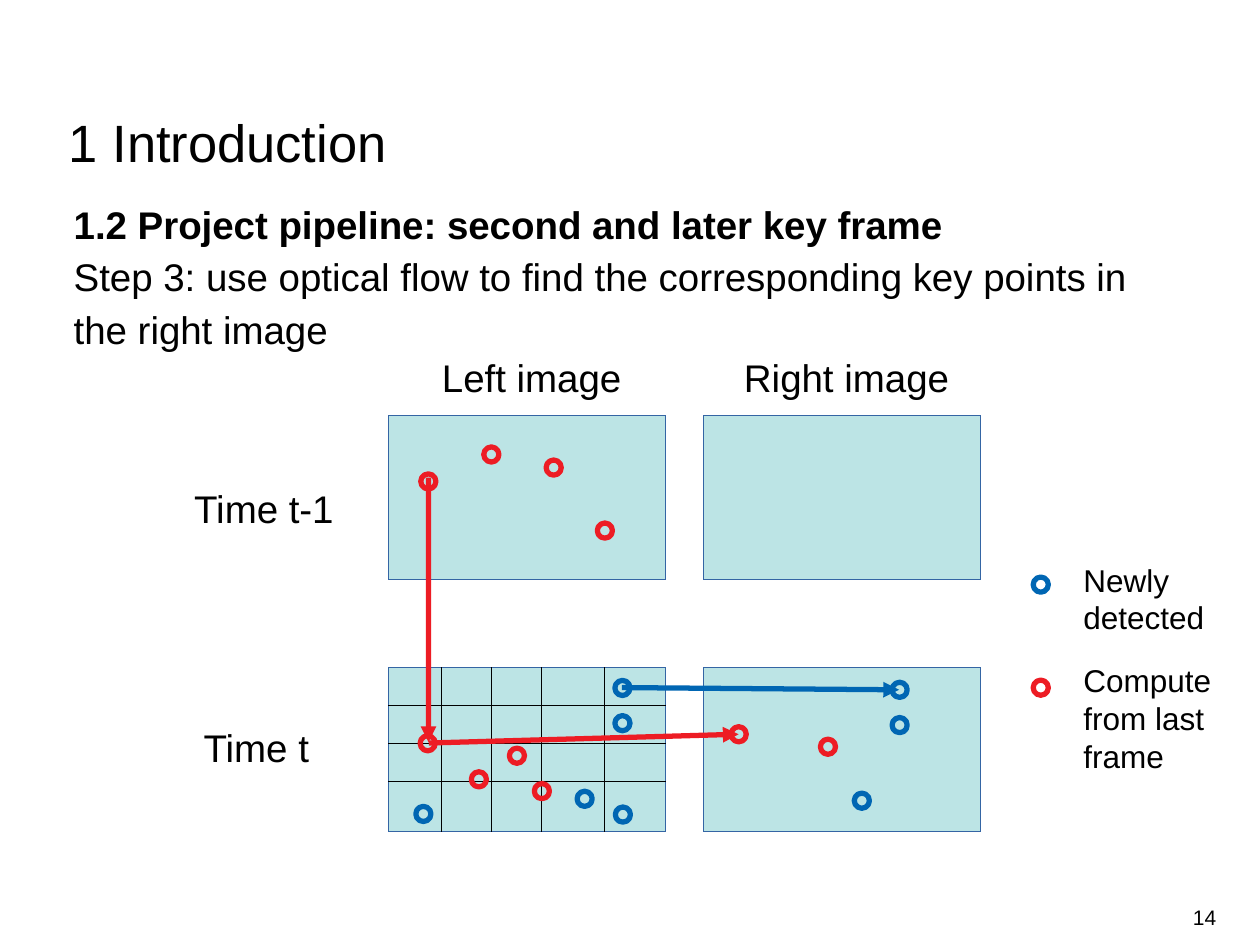
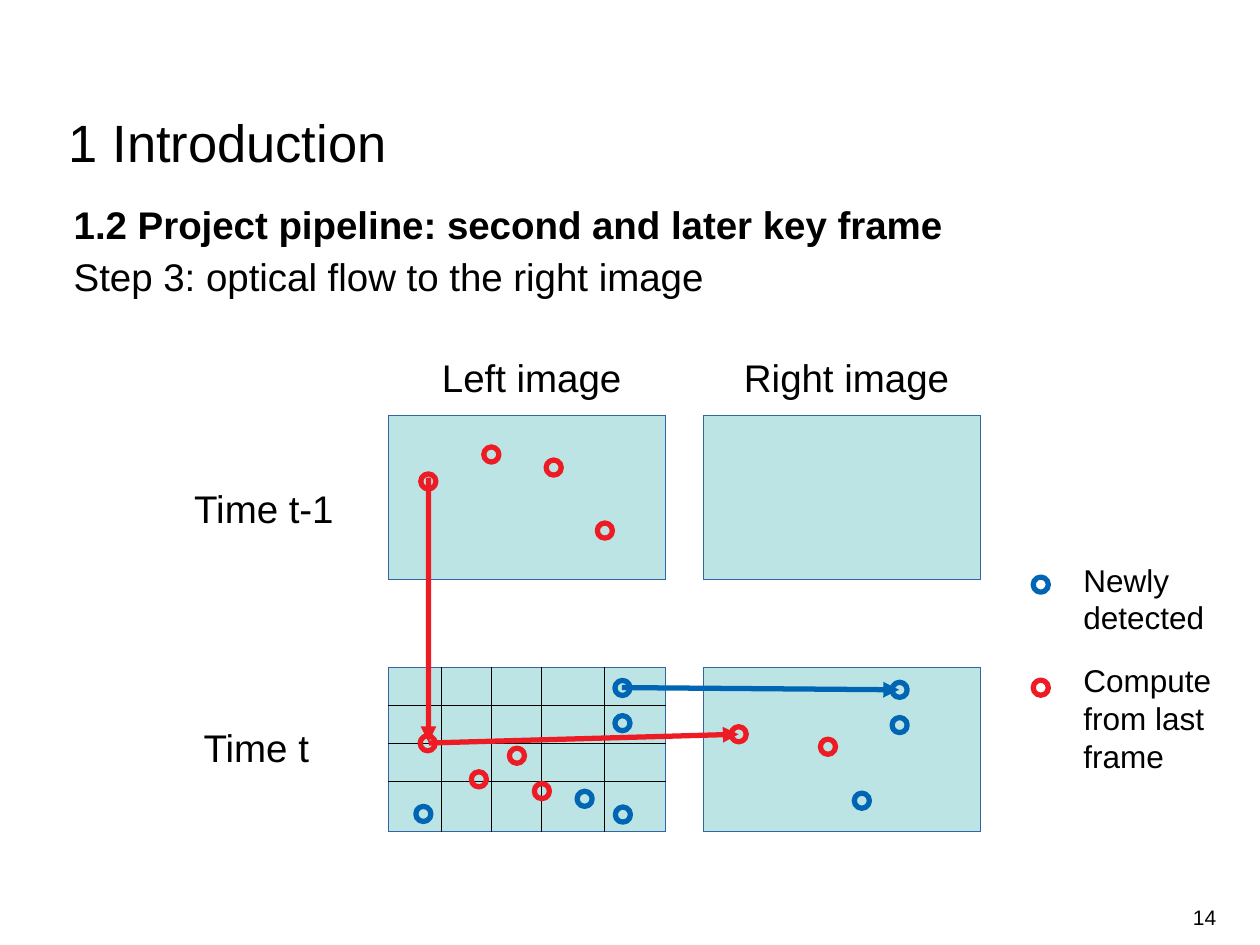
Before and after one commit to Tom-Huang/visual_navigation, a slide deck: slide 14 of FInal_Indirect Visual Odometry with Optical Flow.pdf.odp. Drawn at 1260x945 pixels with LibreOffice and Linux fonts; fonts in the diff are those of the drawing; background and template pictures are left out. Boxes give left, top, right and bottom in pixels: in the first picture for what was removed or moved away, otherwise in the second. Text is boxed around its words. In the diff, an @@ line names an element or a change of style, - is before the commit and + after.

```diff
--- a/FInal_Indirect Visual Odometry with Optical Flow.pdf.odp
+++ b/FInal_Indirect Visual Odometry with Optical Flow.pdf.odp
@@ text at bbox=[74, 263, 704, 299]: text changed @@
-Step 3: use optical flow to find the corresponding key points in the right image
+Step 3: optical flow to the right image
```
Also in this commit, not shown: 17 other slides changed, 1 slide added, 2 other files.
